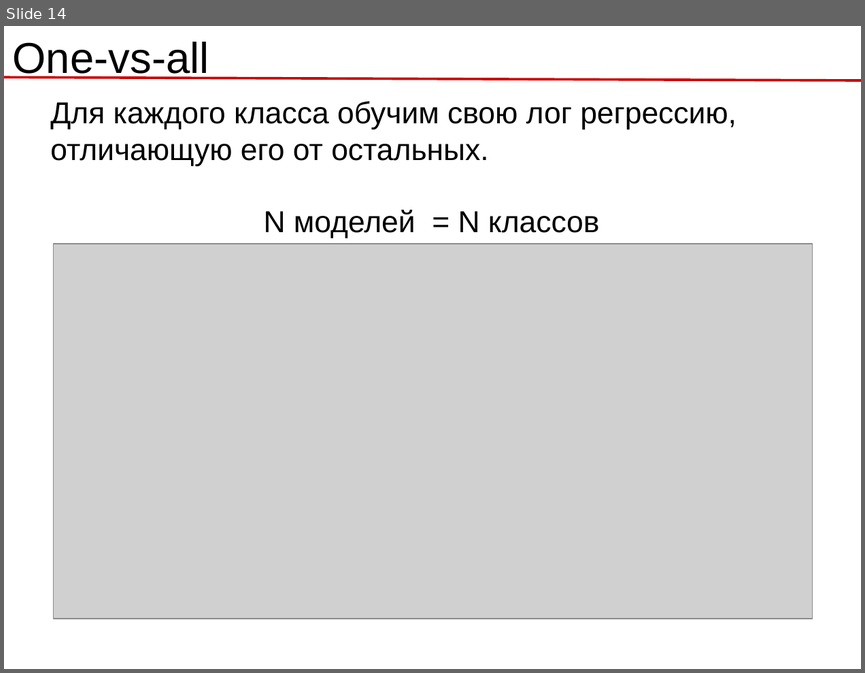
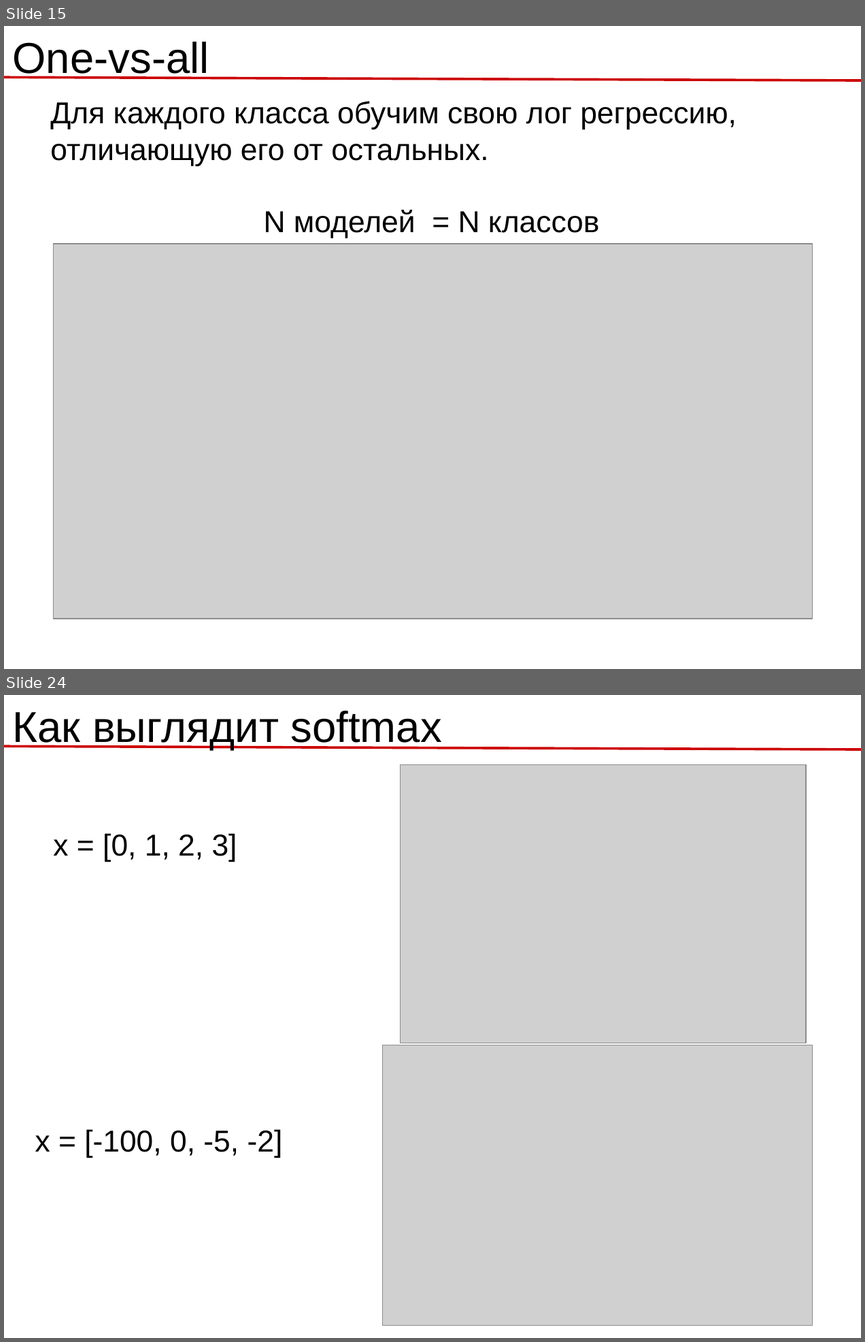
Before and after one commit to rykachevskiy/239, a slide deck: 3.Classification,Logistic_regression/Logistic_regression.odp. Shown one above the other, each under a label of ours: slide 14 before the commit, slides 15 and 24 after it; the slides between them are not shown. The pictures are 865x673 and 865x1342 pixels, drawn with LibreOffice and Linux fonts; fonts in the diff are those of the drawing; grey boxes stand for pictures. Boxes give left, top, right and bottom in pixels: in the first picture for what was removed or moved away, otherwise in the second. Text is boxed around its words. In the diff, an @@ line names an element or a change of style, - is before the commit and + after.

```diff
--- a/3.Classification,Logistic_regression/Logistic_regression.odp
+++ b/3.Classification,Logistic_regression/Logistic_regression.odp
@@ slide 24 added at (x1=4, y1=695, x2=861, y2=1338), background #FFFFFF @@
@@ text added at (x1=13, y1=711, x2=442, y2=750), 40 pt, text #000000 @@
+Как выглядит softmax
@@ line added from (4, 746) to (861, 749), #CC0000 2.3 pt @@
@@ picture added at (x1=400, y1=765, x2=806, y2=1043) @@
@@ text added at (x1=53, y1=833, x2=237, y2=862), 28 pt, text #000000 @@
+x = [0, 1, 2, 3]
@@ picture added at (x1=383, y1=1045, x2=813, y2=1325) @@
@@ text added at (x1=35, y1=1129, x2=283, y2=1157), 28 pt, text #000000 @@
+x = [-100, 0, -5, -2]
@@ what was slide 14 is now slide 15 @@
```
Also in this commit, not shown: 3 slides changed, 12 other slides added, 9 slides removed, 9 other files.
